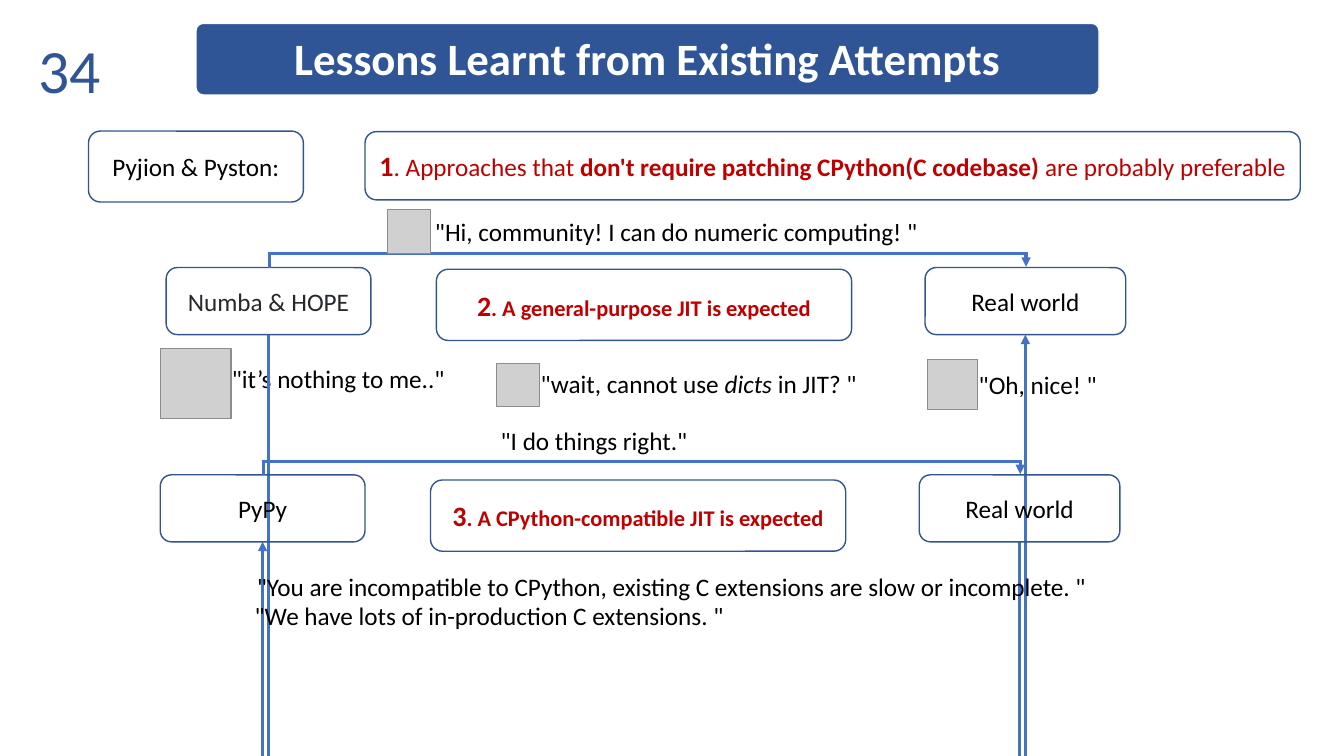
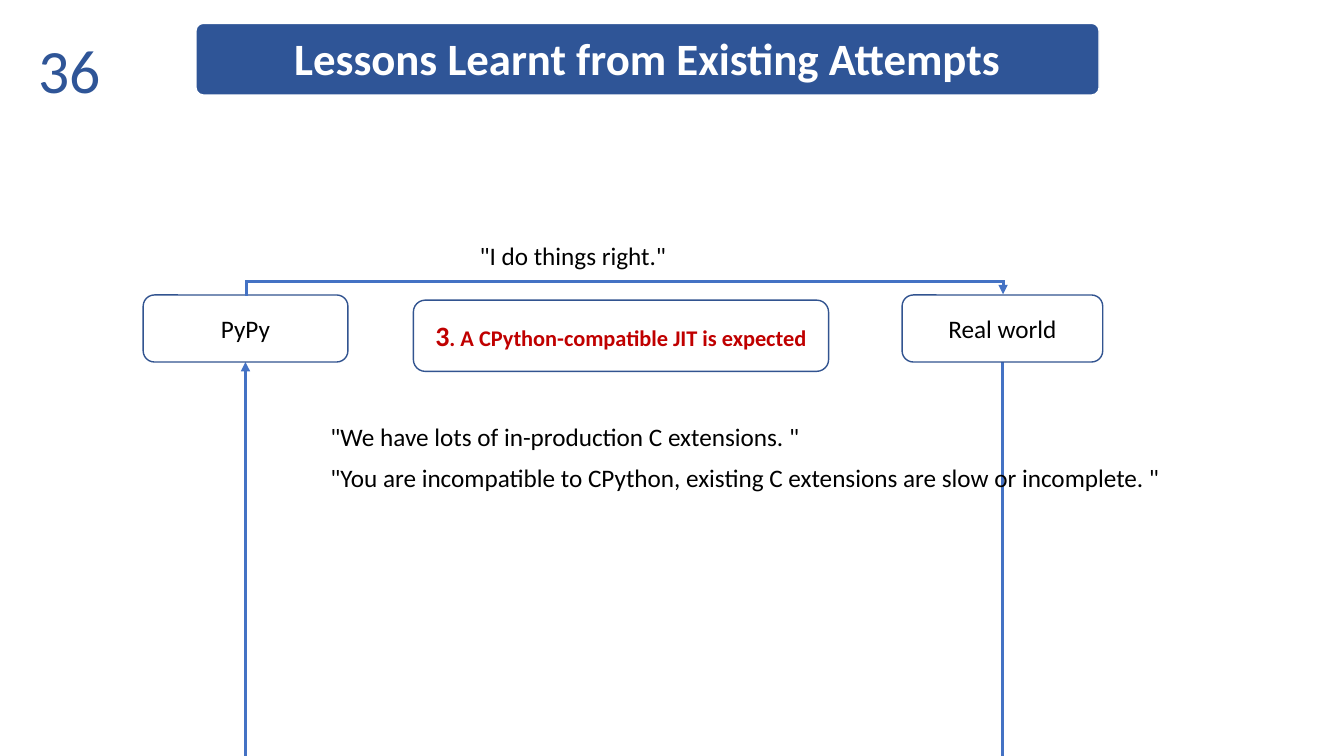
Before and after one commit to thautwarm/diojit, a slide deck: slide 36 of docs/Taine.pptx (slide 34 before the commit). Drawn at 1344x756 pixels with LibreOffice and Linux fonts; fonts in the diff are those of the drawing; grey boxes stand for pictures; background and template pictures are left out. Boxes give left, top, right and bottom in pixels: in the first picture for what was removed or moved away, otherwise in the second. Text is boxed around its words. In the diff, an @@ line names an element or a change of style, - is before the commit and + after.

```diff
--- a/docs/Taine.pptx
+++ b/docs/Taine.pptx
@@ page number at box(38, 51, 100, 94): text changed @@
-34
+36
@@ rounded rectangle removed at box(89, 131, 303, 202) @@
-Pyjion & Pyston:
@@ rounded rectangle removed at box(365, 132, 1301, 201) @@
-1. Approaches that don't require patching CPython(C codebase) are probably preferable
@@ picture removed at box(387, 210, 431, 253) @@
@@ text removed at box(435, 223, 902, 246) @@
-"Hi, community! I can do numeric computing! "
@@ text ""I do things right."": place and size @@
-text ""I do things right."" at box(501, 432, 687, 455)
+text ""I do things right."" at box(480, 247, 666, 270)
@@ rounded rectangle removed at box(166, 267, 371, 334) @@
-Numba & HOPE
@@ elbow arrow removed from (269, 268) to (1026, 267) @@
@@ rounded rectangle removed at box(437, 269, 852, 341) @@
-2. A general-purpose JIT is expected
@@ rounded rectangle removed at box(926, 267, 1126, 334) @@
-Real world
@@ 2 elbow arrows, 1 rounded rectangle: place and size @@
-2 elbow arrows, 1 rounded rectangle at box(160, 461, 1020, 568)
+2 elbow arrows, 1 rounded rectangle at box(143, 281, 1003, 387)
@@ rounded rectangle "Real world": place and size @@
-rounded rectangle "Real world" at box(920, 475, 1120, 541)
+rounded rectangle "Real world" at box(902, 295, 1103, 362)
@@ rounded rectangle "3. A CPython-compatible JIT is ...": place and size @@
-rounded rectangle "3. A CPython-compatible JIT is ..." at box(431, 480, 846, 552)
+rounded rectangle "3. A CPython-compatible JIT is ..." at box(413, 300, 829, 372)
@@ picture removed at box(160, 348, 231, 418) @@
@@ elbow arrow removed from (268, 335) to (1025, 335) @@
@@ text removed at box(232, 368, 444, 395) @@
-"it’s nothing to me.."
@@ picture removed at box(497, 364, 540, 407) @@
@@ text removed at box(541, 375, 840, 396) @@
-"wait, cannot use dicts in JIT? "
@@ picture removed at box(928, 360, 978, 410) @@
@@ text removed at box(979, 373, 1081, 400) @@
-"Oh, nice! "
@@ text ""We have lots of in-production ..." rewrapped from box(255, 605, 707, 632) to box(330, 428, 783, 450) @@
@@ text ""You are incompatible to CPython, ...": place and size @@
-text ""You are incompatible to CPython, ..." at box(257, 576, 1070, 603)
+text ""You are incompatible to CPython, ..." at box(330, 466, 1143, 493)
```
Also in this commit, not shown: 20 other slides changed, 3 slides added, 1 other file.
